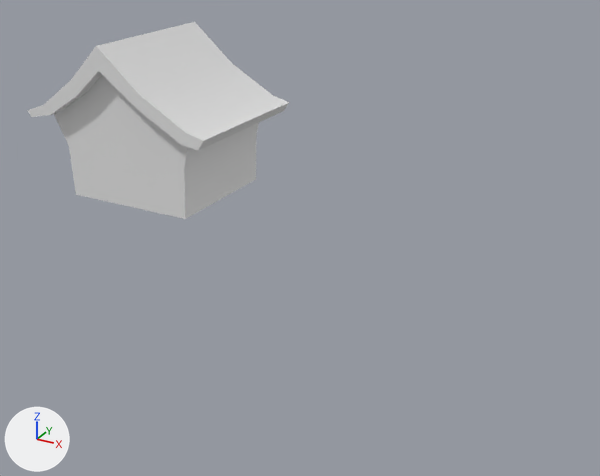
The Blender file 3D-assets/house.blend as it was, and as the next commit left it.
Before and after are seen from a camera (50 mm lens) standing at (4.37, -10.22, 4.95) and looking at (-1.26, 0.02, -0.17). Lighting does not change. The marker at lower left points along +X, +Y and +Z.

Before the edit, the objects in view are built like this:
```python
me_cube_003 = bpy.data.meshes.new('Cube.003')
me_cube_003.from_pydata(...)  # 86 vertices, 82 faces; spans x -1.54..1.77, y -1.2..1.2, z -1.0..1.47
me_cube_003.polygons.foreach_set('use_smooth', [True] * 82)
ob_cube = bpy.data.objects.new('Cube', me_cube_003)
ob_cube.location = (-3.88, 0.0, 1.23)
```
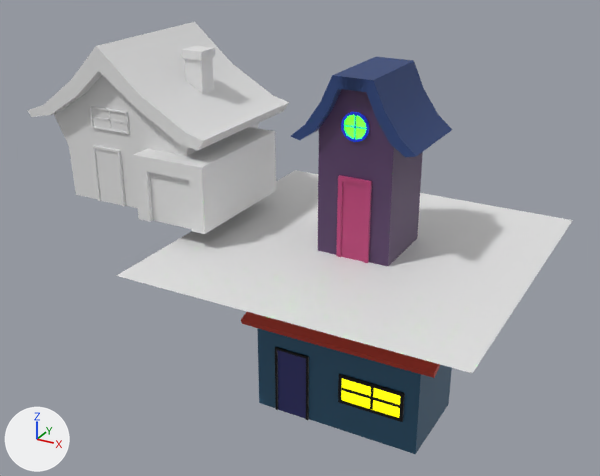
Where the change shows, as pixel boxes (x1, y1, x2, y2) in the pictures (600 x 476 px):
'Plane', added: after (116, 170, 573, 373)
'Cube', reshaped (8% taller): before (27, 22, 289, 219); after (27, 22, 289, 234)
'Cube.001', added: after (291, 57, 452, 266)
    faces in mat_material_002: (318, 89, 423, 266)
    faces in mat_material_004 (dark blue #2a437a): (291, 57, 452, 157)
    faces in mat_material_003 (pink #bb4076): (336, 175, 372, 263)
    faces in mat_material_001 (blue #123aea): (341, 112, 370, 142)
'Cube.002', added: after (241, 312, 452, 454)
part 1 of me_cube_003, added: after (133, 127, 276, 234)
part 2 of me_cube_003, added: after (89, 106, 130, 134)
part 3 of me_cube_003, added: after (92, 145, 125, 206)
part 4 of me_cube_003, added: after (181, 46, 215, 94)

The change, as a list of edits to the scene's bpy script:
```text
Add img_bake:
    img_bake = load_image('Bake', 'House 3 + textures/Bake.png', 1024, 1024, 'sRGB')
Add img_emission_1:
    img_emission_1 = load_image('eMISSION', 'Emission.png', 1024, 1024, 'sRGB')
Add img_emission:
    img_emission = load_image('Emission', '../Textures/House-emission/Emission House2.png', 1024, 1024, 'sRGB')
Add mat_baked:
    mat_baked = bpy.data.materials.new('bAKED')
    # uses the picture img_bake
    # uses the picture img_emission_1
Add mat_material_004:
    mat_material_004 = principled_material('Material.004')
    mat_material_004.base_color = (0.0232, 0.0561, 0.195)  # dark blue #2a437a
Add mat_material_003:
    mat_material_003 = principled_material('Material.003')
    mat_material_003.base_color = (0.497, 0.0513, 0.181)  # pink #bb4076
Add mat_material_002:
    mat_material_002 = bpy.data.materials.new('Material.002')
    # colours: dark purple #543a61
    # uses the picture img_emission
Add mat_material_001:
    mat_material_001 = principled_material('Material.001')
    mat_material_001.base_color = (0.00584, 0.0429, 0.822)  # blue #123aea
Change me_cube_003:
    used by ob_cube; location = (-3.88, 0.0, 1.23)
    remove me_cube_003.from_pydata(...)  # 86 vertices, 82 faces; spans x -1.54..1.77, y -1.2..1.2, z -1.0..1.47
    add me_cube_003.from_pydata(...)  # 170 vertices, 153 faces; spans x -1.54..1.81, y -1.33..1.2, z -1.0..1.47
    me_cube_003 part 1: a new loose piece of 20 vertices spanning x 0.62..1.81, y -1.33..0.68, z -1.0..0.0
    me_cube_003 part 2: a new loose piece of 16 vertices spanning x -0.41..0.3, y -1.03..-1.0, z 0.18..0.51
    me_cube_003 part 3: a new loose piece of 16 vertices spanning x -0.42..0.1, y -1.04..-1.0, z -1.0..-0.11
    me_cube_003 part 4: a new loose piece of 16 vertices spanning x 0.71..1.07, y -0.16..0.2, z 0.59..1.31
Add me_cube_012:
    me_cube_012.from_pydata(...)  # 102 vertices, 90 faces; spans x -1.44..1.7, y -0.83..0.83, z -0.5..1.62
    me_cube_012.materials.append(mat_baked)
Add me_plane:
    me_plane.from_pydata([(-0.5, -0.5, 0.0), (0.5, -0.5, 0.0), (-0.5, 0.5, 0.0), (0.5, 0.5, 0.0)], [], [(0, 1, 3, 2)])
Add me_cube_005:
    me_cube_005.from_pydata(...)  # 266 vertices, 257 faces; spans x -1.67..1.67, y -1.25..1.25, z -0.05..4.68
    me_cube_005.polygons.foreach_set('use_smooth', [True] * 257)
    # faces by material slot: [16, 67, 34, 140]
    me_cube_005.materials.append(mat_material_002)
    me_cube_005.materials.append(mat_material_004)  # dark blue #2a437a
    me_cube_005.materials.append(mat_material_003)  # pink #bb4076
    me_cube_005.materials.append(mat_material_001)  # blue #123aea
Add ob_cube_002:
    ob_cube_002 = bpy.data.objects.new('Cube.002', me_cube_012)
    ob_cube_002.location = (-0.4, 0.02, -2.37)
Add ob_plane:
    ob_plane = bpy.data.objects.new('Plane', me_plane)
    ob_plane.location = (-0.18, -0.1, -0.03)
    ob_plane.scale = (4.96, 4.96, 4.96)
Add ob_cube_001:
    ob_cube_001 = bpy.data.objects.new('Cube.001', me_cube_005)
    ob_cube_001.location = (-0.11, 0.0, 0.0)
    ob_cube_001.scale = (0.548, 0.548, 0.548)
```
